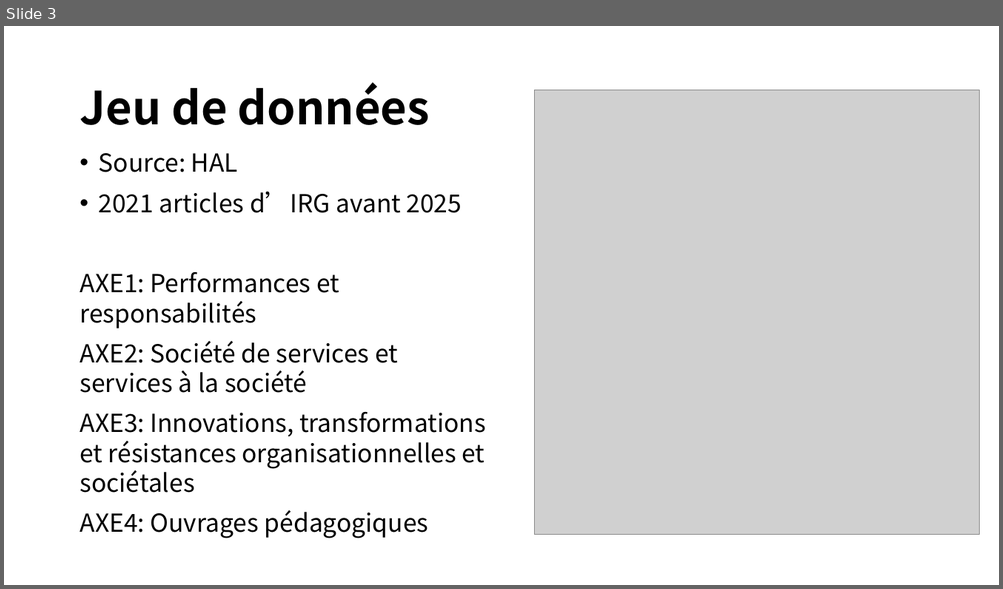
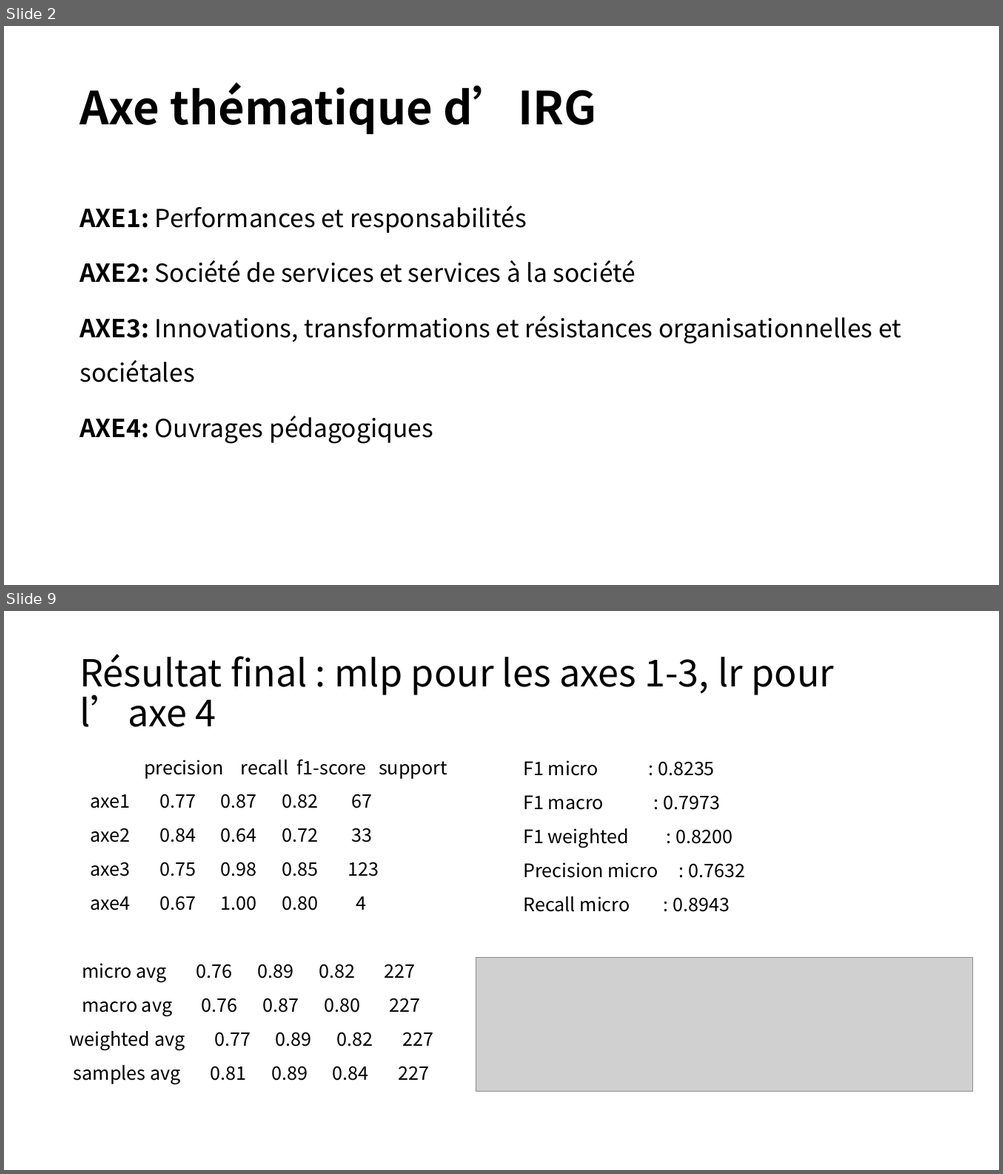
Before and after one commit to yeliu-dh/hal_insight, a slide deck: axe_classification.pptx. Shown one above the other, each under a label of ours: slide 3 before the commit, slides 2 and 9 after it; the slides between them are not shown. The pictures are 1003x589 and 1003x1174 pixels, drawn with LibreOffice and Linux fonts; fonts in the diff are those of the drawing; grey boxes stand for pictures. Boxes give left, top, right and bottom in pixels: in the first picture for what was removed or moved away, otherwise in the second. Text is boxed around its words. In the diff, an @@ line names an element or a change of style, - is before the commit and + after.

```diff
--- a/axe_classification.pptx
+++ b/axe_classification.pptx
@@ slide 9 added at (4,611,999,1170), background #FFFFFF @@
@@ title added at (79,654,834,727), 36 pt, text #000000 @@
+Résultat final : mlp pour les axes 1-3, lr pour l’axe 4
@@ text added at (69,759,447,1085), 18 pt, text #000000 @@
+precision recall f1-score support
+axe1 0.77 0.87 0.82 67
+axe2 0.84 0.64 0.72 33
+axe3 0.75 0.98 0.85 123
+axe4 0.67 1.00 0.80 4
+micro avg 0.76 0.89 0.82 227
+macro avg 0.76 0.87 0.80 227
+weighted avg 0.77 0.89 0.82 227
+samples avg 0.81 0.89 0.84 227
@@ text added at (523,760,745,912), 18 pt, text #000000 @@
+F1 micro : 0.8235
+F1 macro : 0.7973
+F1 weighted : 0.8200
+Precision micro : 0.7632
+Recall micro : 0.8943
@@ picture added at (476,958,973,1091) @@
@@ what was slide 3 is now slide 2 @@
@@ slide 2 changed as well @@
@@ title at (79,82,597,135): text changed @@
-Jeu de données
+Axe thématique d’IRG
@@ picture removed at (535,90,979,535) @@
@@ text "AXE1: Performances et responsabilités" at (79,206,901,444): bold on in "AXE1:", "AXE2:", "AXE3:", "AXE4:"; line spacing 1 to 1.5 @@
@@ text at (99,153,462,213): paragraphs removed @@
-• Source: HAL
-• 2021 articles d’IRG avant 2025
```
Also in this commit, not shown: 1 other slide changed, 7 other slides added, 2 slides removed, 10 other files.
